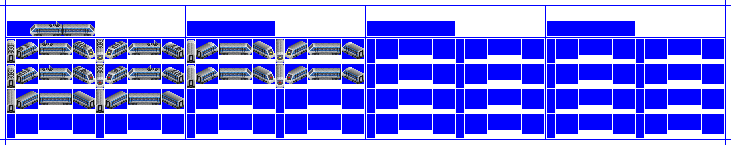
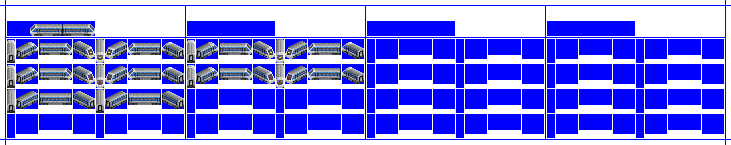
Comparing the layer stacks of the two (731, 145) images. Changes:
hid "Pantograph 1" over [8, 21, 182, 74]
hid "Pantograph 2" over [8, 24, 182, 78]
showed "CC1" over [8, 24, 182, 78]